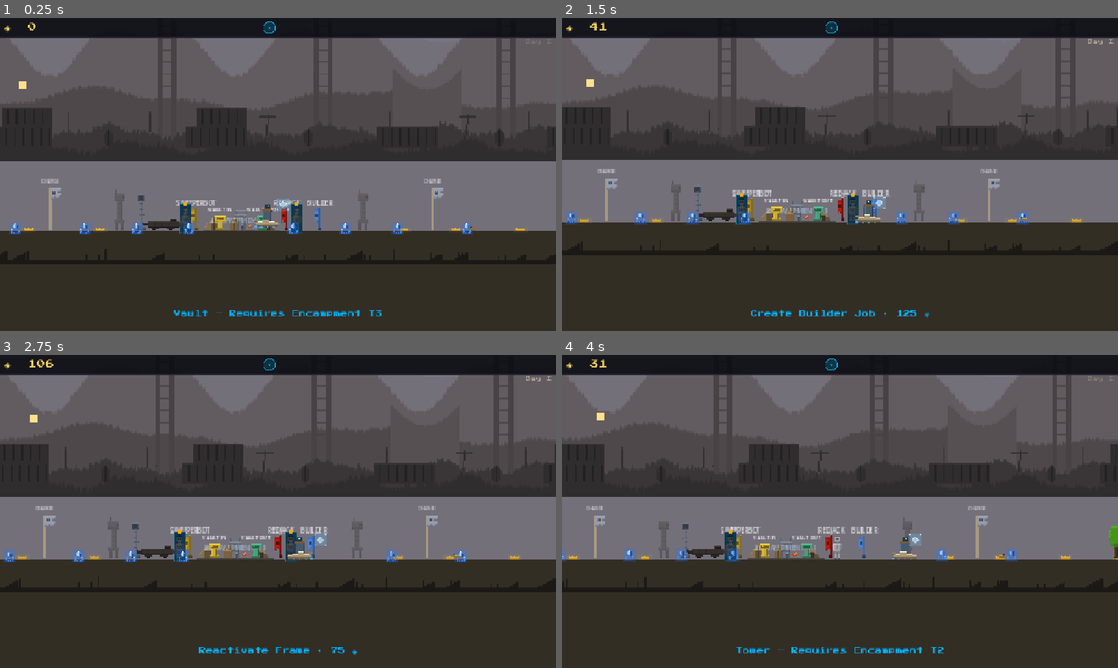
Above: before the commit, frames 1-4 (two rows, left to right).
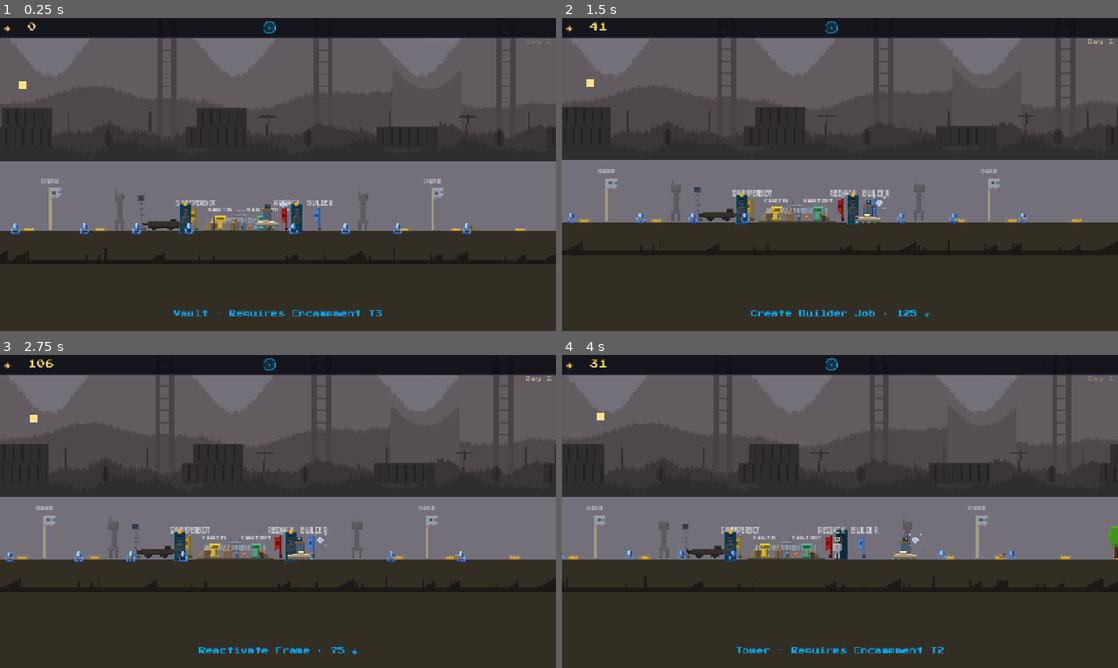
Above: after the commit, the same moments.

Repository: elliswalker/guardian-rising-game
Game: Godot game, scene res://scenes/world/cosmodrome.tscn
The game is run twice, just before and just after one commit, with the same random seed, the same clock (stepped at 60 frames per second) and the same inputs. This scene is started directly instead of the project's main scene.
Inputs:
- Up to frame 1 (0.25 s): no input
- Up to frame 2 (1.5 s): hold Space (action) 0.53-1.28 s; hold D (move_right) from 0.53 s (still down); tap Up (ui_up) at 0.77 s; tap E (ability) at 1.35 s
- Up to frame 3 (2.75 s): tap Up (ui_up) at 1.52 s; tap Space (action) at 1.55 s; release D (move_right) at 2.03 s; hold A (move_left) from 2.03 s (still down); hold Space (action) from 2.03 s (still down)
- Up to frame 4 (4 s): release A (move_left) at 2.78 s; release Space (action) at 2.78 s; hold D (move_right) from 2.78 s (still down); tap Space (action) at 2.85, 3.8 s; tap Up (ui_up) at 3.02, 3.77 s; hold E (ability) from 3.53 s (still down)

The runs differ from the first frame. In frame 1, 0.5% of the frame differs, in the area x 1-85%, y 57-70%; in frame 2, 0.5%; in frame 3, 0.5%; in frame 4, 0.6%, in the area x 0-82%, y 55-66%.

Commit message:
One action per frame, no more glow boxes, lockers become landmarks
Fixes #45. The double-pay: when the acting prompt owner hid its prompt,
a neighboring interactable could claim ownership later the SAME frame
while is_action_just_pressed was still true — one press paid both (wall
+ shrine, etc). GameState.try_consume_action() is a per-frame latch; all
17 prompt-gated action sites now require winning it.

Fixes #41. Removed the square translucent "glow" ColorRects behind the
ghost and glimmer caches — they read as debug boxes. State cues stay on
the sprites (ghost capture tint already modulates the body; the pulse
ring FX remains).

Locker art direction (Ellis): lockers are permanent camp landmarks now.
Recruiting a frame leaves the empty pod standing with the light OFF
(powered-down husk at the spawn slot); a frame returning dormant
reclaims the pod and the amber light comes back on. Light = frame
available, diegetic, no UI.

Co-Authored-By: Claude Sonnet 4.6 <noreply@anthropic.com>

Diff:
--- a/scenes/player/ghost.tscn
+++ b/scenes/player/ghost.tscn
@@ -13,13 +13,6 @@
 offset_bottom = 7.0
 color = Color(0.4, 0.85, 1.0, 0.0)
 
-[node name="GlowSprite" type="ColorRect" parent="."]
-offset_left = -7.0
-offset_top = -7.0
-offset_right = 7.0
-offset_bottom = 7.0
-color = Color(0.4, 0.8, 1.0, 0.25)
-
 [node name="GhostSprite" type="Sprite2D" parent="."]
 position = Vector2(0, 0)
 texture = ExtResource("2")
--- a/scenes/world/glimmer_cache.tscn
+++ b/scenes/world/glimmer_cache.tscn
@@ -9,13 +9,6 @@
 [node name="GlimmerCache" type="Area2D"]
 script = ExtResource("1")
 
-[node name="Glow" type="ColorRect" parent="."]
-offset_left = -7.0
-offset_top = -8.0
-offset_right = 7.0
-offset_bottom = 7.0
-color = Color(0.15, 0.45, 1.0, 0.24)
-
 [node name="Sprite" type="Sprite2D" parent="."]
 position = Vector2(0, -1)
 texture = ExtResource("2")
--- a/scripts/autoload/game_state.gd
+++ b/scripts/autoload/game_state.gd
@@ -330,6 +330,19 @@
 		_prompt_dist = 999999.0
 		action_prompt_hide.emit()
 
+# One action per frame (#45): when the acting owner hides its prompt, a
+# neighboring interactable can claim ownership later the SAME frame while
+# is_action_just_pressed is still true — and both pay. Every prompt-gated
+# action site must also win this latch.
+var _action_consumed_frame: int = -1
+
+func try_consume_action() -> bool:
+	var frame: int = Engine.get_process_frames()
+	if _action_consumed_frame == frame:
+		return false
+	_action_consumed_frame = frame
+	return true
+
 func is_prompt_owner(caller: Object) -> bool:
 	return _prompt_owner != null and is_instance_valid(_prompt_owner) and _prompt_owner == caller
 
--- a/scripts/player/ghost.gd
+++ b/scripts/player/ghost.gd
@@ -18,12 +18,9 @@
 signal ability_cooldown_updated(fraction: float)  # 1.0 = ready, 0.0 = just used
 
 const COLOR_NORMAL_BODY := Color(0.9, 0.95, 1.0, 0.9)
-const COLOR_NORMAL_GLOW := Color(0.4, 0.8, 1.0, 0.25)
 const COLOR_CAPTURED_BODY := Color(1.0, 0.35, 0.1, 0.9)
-const COLOR_CAPTURED_GLOW := Color(1.0, 0.2, 0.0, 0.3)
 
 @onready var _ghost_sprite: CanvasItem = $GhostSprite
-@onready var _glow_sprite: ColorRect = $GlowSprite
 @onready var _pulse_ring: ColorRect = $PulseRing
 
 var player: CharacterBody2D
@@ -114,18 +111,14 @@
 	carrier = enemy
 	GameState.on_ghost_captured()
 	var tween: Tween = create_tween()
-	tween.set_parallel(true)
 	tween.tween_property(_ghost_sprite, "modulate", COLOR_CAPTURED_BODY, 0.3)
-	tween.tween_property(_glow_sprite, "color", COLOR_CAPTURED_GLOW, 0.3)
 
 func release() -> void:
 	is_captured = false
 	carrier = null
 	GameState.on_ghost_released()
 	var tween: Tween = create_tween()
-	tween.set_parallel(true)
 	tween.tween_property(_ghost_sprite, "modulate", COLOR_NORMAL_BODY, 0.4)
-	tween.tween_property(_glow_sprite, "color", COLOR_NORMAL_GLOW, 0.4)
 
 func set_invincible(value: bool) -> void:
 	invincible = value
--- a/scripts/world/attack_flag.gd
+++ b/scripts/world/attack_flag.gd
@@ -84,7 +84,7 @@
 			GameState.show_action_prompt(self, "The Charge — Requires Encampment T4", 8, pdist)
 			return
 		GameState.show_action_prompt(self, "[ SPACE ]  Send the Charge", 8, pdist)
-		if GameState.is_prompt_owner(self) and Input.is_action_just_pressed("action"):
+		if GameState.is_prompt_owner(self) and Input.is_action_just_pressed("action") and GameState.try_consume_action():
 			_activate()
 
 func _on_body_entered(body: Node) -> void:
--- a/scripts/world/beacon.gd
+++ b/scripts/world/beacon.gd
@@ -46,7 +46,7 @@
 	GameState.show_action_prompt(self,
 		"[ SPACE ]  Beacon %s — %d ◈   (holds %d nights)" %
 		[TIER_NAMES[tier + 1], TIER_COSTS[tier], TIER_NIGHTS[tier + 1]], 6, pdist)
-	if GameState.is_prompt_owner(self) and Input.is_action_just_pressed("action"):
+	if GameState.is_prompt_owner(self) and Input.is_action_just_pressed("action") and GameState.try_consume_action():
 		_try_upgrade()
 
 func _on_body_entered(body: Node2D) -> void:
--- a/scripts/world/build_site.gd
+++ b/scripts/world/build_site.gd
@@ -41,11 +41,11 @@
 		var blocking: Node2D = _get_blocking_tree()
 		if blocking:
 			GameState.show_action_prompt(self, "[ SPACE ]  Mark Tree  —  Clear Path", 12, pdist)
-			if GameState.is_prompt_owner(self) and Input.is_action_just_pressed("action"):
+			if GameState.is_prompt_owner(self) and Input.is_action_just_pressed("action") and GameState.try_consume_action():
 				blocking.call("commission")
 		else:
 			GameState.show_action_prompt(self, "[ SPACE ]  Build Wall  —  %d ◈" % BUILD_COST, 12, pdist)
-			if GameState.is_prompt_owner(self) and Input.is_action_just_pressed("action"):
+			if GameState.is_prompt_owner(self) and Input.is_action_just_pressed("action") and GameState.try_consume_action():
 				_action_job()
 
 func _get_blocking_tree() -> Node2D:
--- a/scripts/world/encampment.gd
+++ b/scripts/world/encampment.gd
@@ -40,7 +40,7 @@
 	if not _player_inside or GameState.camp_tier() >= MAX_TIER:
 		return
 	_show_prompt()  # re-assert each frame to recover from preemption
-	if GameState.is_prompt_owner(self) and Input.is_action_just_pressed("action"):
+	if GameState.is_prompt_owner(self) and Input.is_action_just_pressed("action") and GameState.try_consume_action():
 		_try_upgrade()
 
 func _on_body_entered(body: Node2D) -> void:
--- a/scripts/world/foundry.gd
+++ b/scripts/world/foundry.gd
@@ -32,7 +32,7 @@
 	var pdist: float = global_position.distance_to(player.global_position) if player else 999999.0
 	GameState.show_action_prompt(self,
 		"[ SPACE ]  Restore %s  —  %d ◈   (%s)" % [display_name, restore_cost, unlock_label], 9, pdist)
-	if GameState.is_prompt_owner(self) and Input.is_action_just_pressed("action"):
+	if GameState.is_prompt_owner(self) and Input.is_action_just_pressed("action") and GameState.try_consume_action():
 		_restore()
 
 func _on_body_entered(body: Node2D) -> void:
--- a/scripts/world/ghost_shrine.gd
+++ b/scripts/world/ghost_shrine.gd
@@ -49,7 +49,7 @@
 		# free switch — one Ghost at a time
 		GameState.show_action_prompt(self,
 			"[ SPACE ]  Attune %s   (%s)" % [ghost_name, super_label], 11, pdist)
-		if GameState.is_prompt_owner(self) and Input.is_action_just_pressed("action"):
+		if GameState.is_prompt_owner(self) and Input.is_action_just_pressed("action") and GameState.try_consume_action():
 			GameState.equipped_super = super_name
 			GameState.super_equipped.emit(super_name)
 			GameState.hide_action_prompt(self)
@@ -58,7 +58,7 @@
 		GameState.show_action_prompt(self,
 			"[ SPACE ]  Bond with %s  —  %d ✦ + %d ◈   (%s)" %
 			[ghost_name, shard_cost, glimmer_cost, super_label], 11, pdist)
-		if GameState.is_prompt_owner(self) and Input.is_action_just_pressed("action"):
+		if GameState.is_prompt_owner(self) and Input.is_action_just_pressed("action") and GameState.try_consume_action():
 			_claim()
 	else:
 		GameState.show_action_prompt(self,
--- a/scripts/world/guardian.gd
+++ b/scripts/world/guardian.gd
@@ -218,7 +218,7 @@
 	elif _prompt_showing:
 		_prompt_showing = false
 		GameState.hide_action_prompt(self)
-	if closest and GameState.is_prompt_owner(self) and Input.is_action_just_pressed("action"):
+	if closest and GameState.is_prompt_owner(self) and Input.is_action_just_pressed("action") and GameState.try_consume_action():
 		_recruit()
 
 func _is_closest_dormant_frame() -> bool:
@@ -350,8 +350,17 @@
 		velocity.x = sign(_spawn_pos.x - global_position.x) * TRAVEL_SPEED
 
 # ── Stasis locker ─────────────────────────────────────────────────────────────
+# Art direction (Ellis, 2026-07-04): lockers are permanent camp landmarks.
+# The locker ALWAYS stands; only the light on top says whether a frame is
+# home. Recruit a frame and it leaves an unlit husk behind; when a frame
+# returns dormant, the husk is reclaimed and the light comes back on.
+
+var _locker_husk: Sprite2D = null
 
 func _restore_locker() -> void:
+	if _locker_husk and is_instance_valid(_locker_husk):
+		_locker_husk.queue_free()
+	_locker_husk = null
 	if _locker_sprite:
 		_locker_sprite.visible = true
 		_locker_sprite.modulate.a = 1.0
@@ -361,15 +370,19 @@
 		_indicator_light.color = COLOR_INDICATOR_AMBER
 
 func _open_locker() -> void:
+	if _locker_sprite and not _locker_husk:
+		# the empty pod stays behind, light off
+		_locker_husk = Sprite2D.new()
+		_locker_husk.texture = _locker_sprite.texture
+		_locker_husk.texture_filter = CanvasItem.TEXTURE_FILTER_NEAREST
+		_locker_husk.global_position = Vector2(_spawn_pos.x, _spawn_pos.y - 15.0)
+		_locker_husk.modulate = Color(0.75, 0.78, 0.82, 1.0)  # powered-down tint
+		_locker_husk.z_index = -1
+		get_parent().call_deferred("add_child", _locker_husk)
 	if _locker_sprite:
-		var tween: Tween = create_tween()
-		tween.set_parallel(true)
-		tween.tween_property(_locker_sprite, "modulate:a", 0.0, 0.35)
-		tween.tween_property(_indicator_light, "modulate:a", 0.0, 0.2)
-		tween.chain().tween_callback(func() -> void:
-			if _locker_sprite: _locker_sprite.visible = false
-			if _indicator_light: _indicator_light.visible = false
-		)
+		_locker_sprite.visible = false
+	if _indicator_light:
+		_indicator_light.visible = false
 
 # ── Flee ──────────────────────────────────────────────────────────────────────
 
--- a/scripts/world/hermit.gd
+++ b/scripts/world/hermit.gd
@@ -52,7 +52,7 @@
 		if tower:
 			GameState.show_action_prompt(self,
 				"[ SPACE ]  Settle %s  —  %s" % [NAMES[kind], CONVERSIONS[kind]], 10, 5.0)
-			if GameState.is_prompt_owner(self) and Input.is_action_just_pressed("action"):
+			if GameState.is_prompt_owner(self) and Input.is_action_just_pressed("action") and GameState.try_consume_action():
 				_settle(tower)
 		else:
 			GameState.hide_action_prompt(self)
@@ -64,7 +64,7 @@
 	var near: bool = pdist < INTERACT_RANGE
 	if near:
 		GameState.show_action_prompt(self, "[ SPACE ]  Carry %s" % NAMES[kind], 10, pdist)
-		if GameState.is_prompt_owner(self) and Input.is_action_just_pressed("action"):
+		if GameState.is_prompt_owner(self) and Input.is_action_just_pressed("action") and GameState.try_consume_action():
 			_carried = true
 	else:
 		GameState.hide_action_prompt(self)
--- a/scripts/world/job_post.gd
+++ b/scripts/world/job_post.gd
@@ -42,7 +42,7 @@
 func _process(_delta: float) -> void:
 	if _player_inside:
 		_show_prompt()  # re-assert each frame to recover from preemption
-		if GameState.is_prompt_owner(self) and Input.is_action_just_pressed("action"):
+		if GameState.is_prompt_owner(self) and Input.is_action_just_pressed("action") and GameState.try_consume_action():
 			_try_create_job()
 
 func _on_body_entered(body: Node2D) -> void:
--- a/scripts/world/ship.gd
+++ b/scripts/world/ship.gd
@@ -45,7 +45,7 @@
 	elif _player_nearby:
 		GameState.hide_action_prompt(self)
 	_player_nearby = nearby
-	if nearby and GameState.is_prompt_owner(self) and Input.is_action_just_pressed("action"):
+	if nearby and GameState.is_prompt_owner(self) and Input.is_action_just_pressed("action") and GameState.try_consume_action():
 		_on_interact()
 
 func _show_prompt(pdist: float = 999999.0) -> void:
--- a/scripts/world/tower.gd
+++ b/scripts/world/tower.gd
@@ -73,7 +73,7 @@
 				GameState.show_action_prompt(self, "Tower — Requires Encampment T2", 12, pdist)
 			else:
 				GameState.show_action_prompt(self, "[ SPACE ]  Build Tower  —  %d ◈" % BUILD_COST, 12, pdist)
-				if GameState.is_prompt_owner(self) and Input.is_action_just_pressed("action"):
+				if GameState.is_prompt_owner(self) and Input.is_action_just_pressed("action") and GameState.try_consume_action():
 					_commission()
 		return
 	_shoot_timer -= delta
--- a/scripts/world/tree.gd
+++ b/scripts/world/tree.gd
@@ -36,7 +36,7 @@
 	elif _player_nearby:
 		GameState.hide_action_prompt(self)
 	_player_nearby = nearby
-	if nearby and GameState.is_prompt_owner(self) and Input.is_action_just_pressed("action"):
+	if nearby and GameState.is_prompt_owner(self) and Input.is_action_just_pressed("action") and GameState.try_consume_action():
 		commission()
 
 func commission() -> void:
--- a/scripts/world/vault_pad.gd
+++ b/scripts/world/vault_pad.gd
@@ -34,7 +34,7 @@
 	if not _player_inside:
 		return
 	_show_prompt()  # re-assert each frame to recover from preemption
-	if GameState.is_prompt_owner(self) and Input.is_action_just_pressed("action"):
+	if GameState.is_prompt_owner(self) and Input.is_action_just_pressed("action") and GameState.try_consume_action():
 		_do_action()
 
 func _on_body_entered(body: Node2D) -> void:
--- a/scripts/world/wall.gd
+++ b/scripts/world/wall.gd
@@ -57,7 +57,7 @@
 		GameState.show_action_prompt(self,
 			"[ SPACE ]  Reinforce Wall  —  %d ◈   (→ %s)" % [UPGRADE_COST, TIER_NAMES[current_tier() + 1]],
 			8, pdist)
-		if GameState.is_prompt_owner(self) and Input.is_action_just_pressed("action"):
+		if GameState.is_prompt_owner(self) and Input.is_action_just_pressed("action") and GameState.try_consume_action():
 			_commission_upgrade()
 	else:
 		GameState.show_action_prompt(self,
